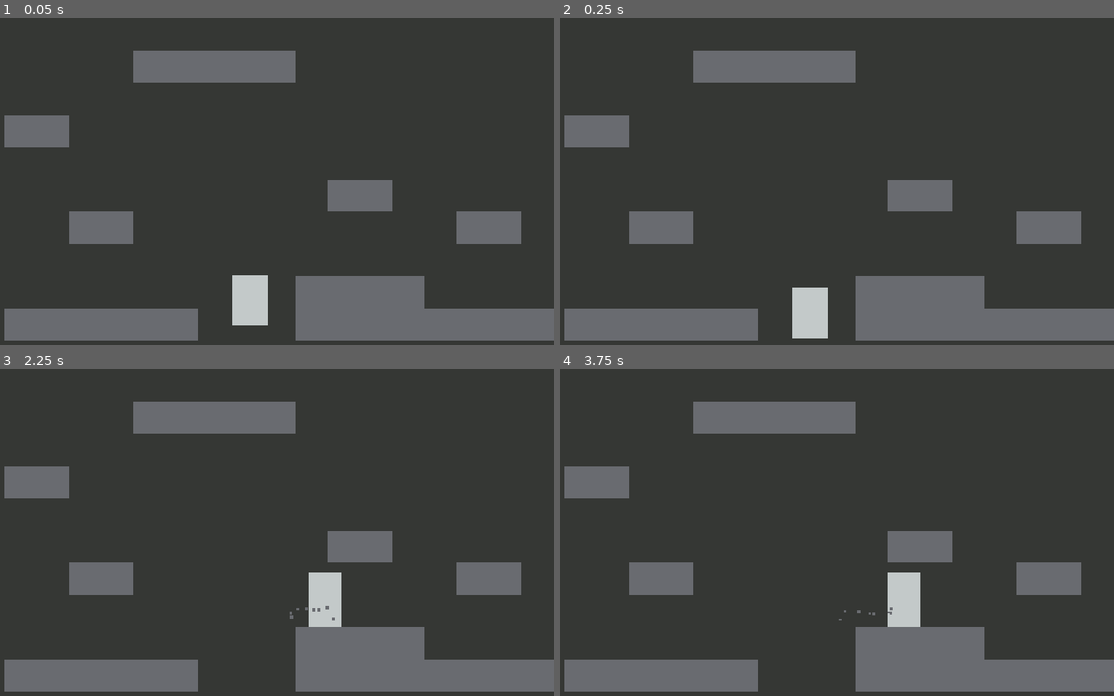
Above: before the commit, frames 1-4 (two rows, left to right).
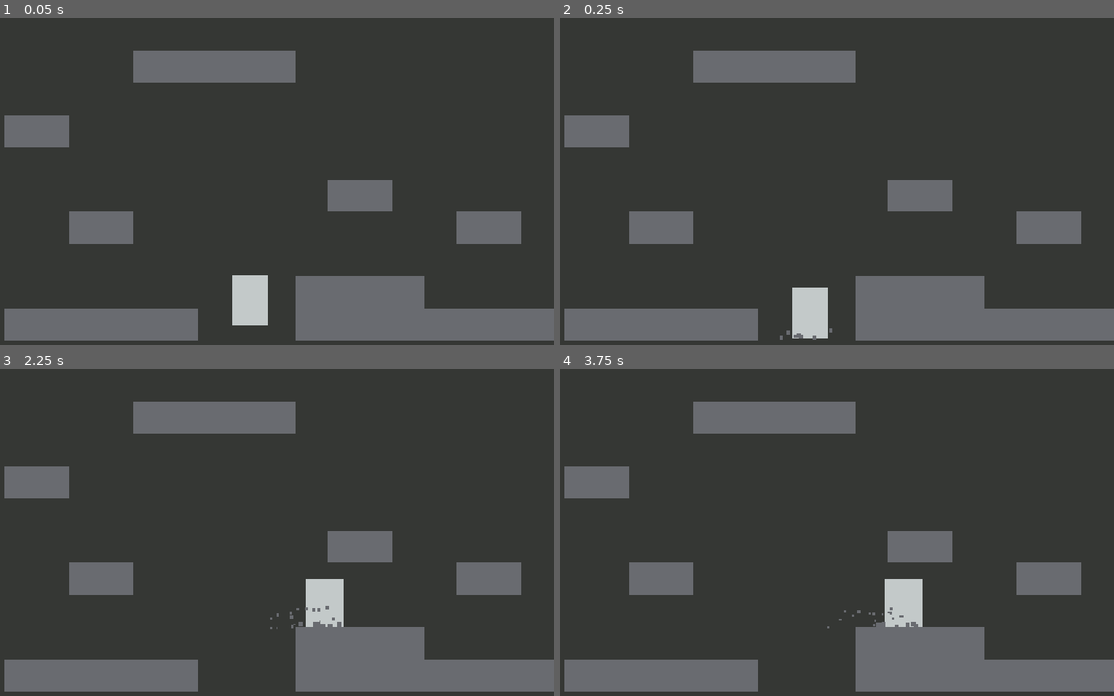
Above: after the commit, the same moments.

Repository: harperstoeckle/mole_game
Game: Godot game, scene res://scenes/main.tscn
The game is run twice, just before and just after one commit, with the same random seed, the same clock (stepped at 60 frames per second) and the same inputs.
Inputs:
- Up to frame 1 (0.05 s): no input
- Up to frame 2 (0.25 s): no input
- Up to frame 3 (2.25 s): hold Space (jump) 0.53-1.28 s; hold D (right) 0.53-2.03 s; tap Space (jump) at 1.35, 1.52, 1.82 s; hold A (left) from 2.03 s (still down); hold Space (jump) from 2.03 s (still down)
- Up to frame 4 (3.75 s): release A (left) at 2.78 s; release Space (jump) at 2.78 s; hold D (right) from 2.78 s (still down); tap Space (jump) at 2.85, 3.02, 3.32 s; hold Space (jump) from 3.53 s (still down)

Frame 1 is identical in both runs. In frame 2, less than 0.1% of the frame differs, in the area x 39-50%, y 94-99%; in frame 3, 0.3%, in the area x 48-63%, y 62-80%; in frame 4, 0.3%.

Commit message:
Add a land animation

Diff:
--- a/scenes/player.tscn
+++ b/scenes/player.tscn
@@ -57,10 +57,41 @@
 }]
 }
 
+[sub_resource type="Animation" id="Animation_qhqgy"]
+resource_name = "land"
+length = 0.1
+tracks/0/type = "value"
+tracks/0/imported = false
+tracks/0/enabled = true
+tracks/0/path = NodePath("ColorRect:scale")
+tracks/0/interp = 2
+tracks/0/loop_wrap = true
+tracks/0/keys = {
+"times": PackedFloat32Array(0, 0.033333335, 0.1),
+"transitions": PackedFloat32Array(1, 1, 1),
+"update": 0,
+"values": [Vector2(1, 1), Vector2(1.05, 0.95), Vector2(1, 1)]
+}
+tracks/1/type = "method"
+tracks/1/imported = false
+tracks/1/enabled = true
+tracks/1/path = NodePath("EffectSpawner")
+tracks/1/interp = 1
+tracks/1/loop_wrap = true
+tracks/1/keys = {
+"times": PackedFloat32Array(0),
+"transitions": PackedFloat32Array(1),
+"values": [{
+"args": [],
+"method": &"spawn"
+}]
+}
+
 [sub_resource type="AnimationLibrary" id="AnimationLibrary_g2els"]
 _data = {
 &"RESET": SubResource("Animation_u8vuu"),
-&"jump": SubResource("Animation_3vyb7")
+&"jump": SubResource("Animation_3vyb7"),
+&"land": SubResource("Animation_qhqgy")
 }
 
 [node name="Player" type="CharacterBody2D" unique_id=1467826575]
--- a/scripts/player.gd
+++ b/scripts/player.gd
@@ -46,4 +46,8 @@
 	velocity.x = move_toward(velocity.x, target_x_speed, x_accel * delta)
 	velocity.x -= velocity.x * floor_friction * delta
 
+	var was_on_floor := is_on_floor()
 	move_and_slide()
+	if not was_on_floor and is_on_floor():
+		animation_player.stop()
+		animation_player.play("land")
